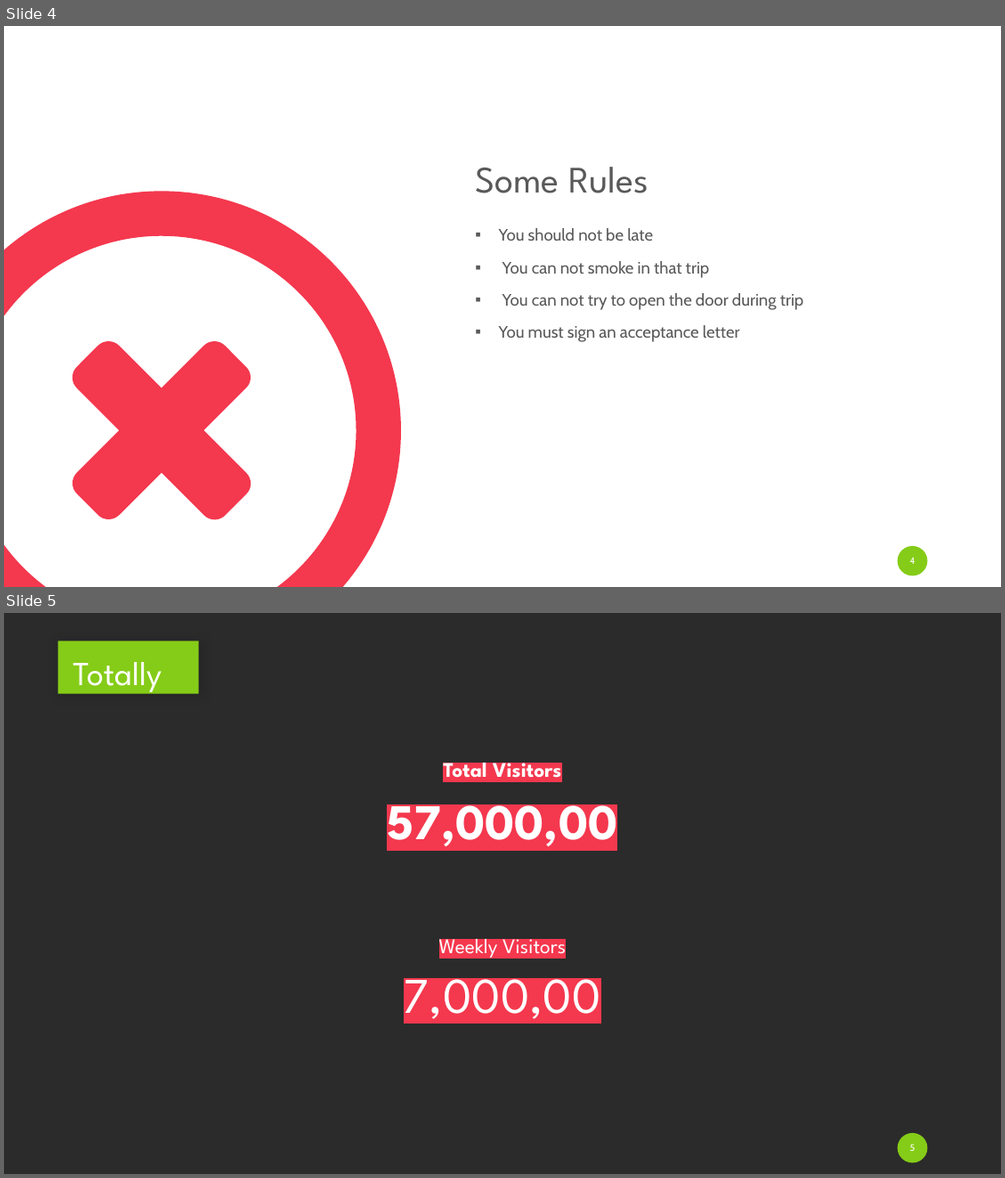
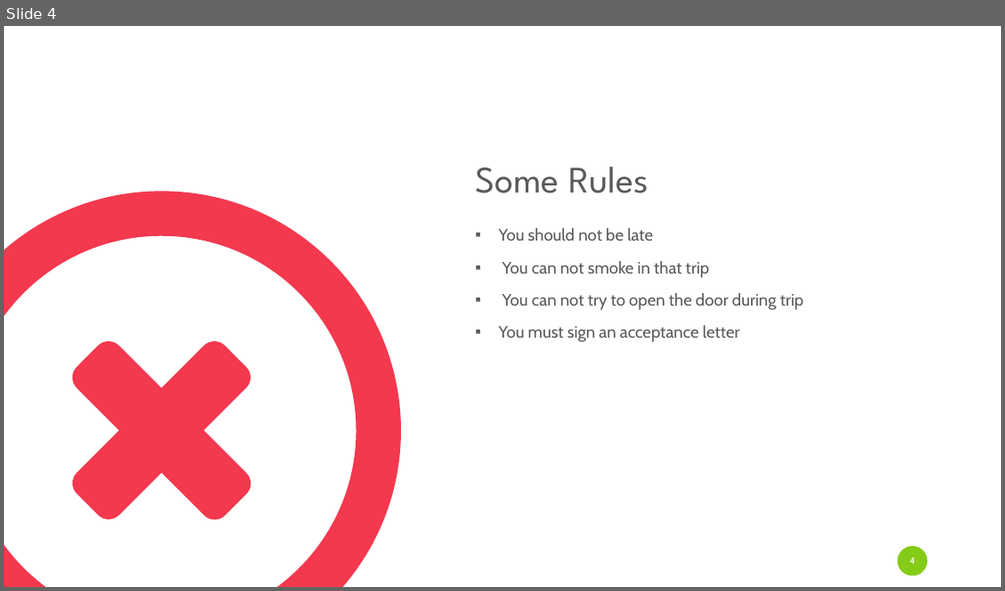
Before and after one commit to mustafaberat/ARU-Submarine, a slide deck: Presentation/ARUSubmarinePresentation.pptx. Shown one above the other, each under a label of ours: slides 4 and 5 before the commit, slide 4 after it. The pictures are 1005x1178 and 1005x591 pixels, drawn with LibreOffice and Linux fonts; fonts in the diff are those of the drawing; background and template pictures are left out; a plain dark background stands for a picture behind light text. Boxes give left, top, right and bottom in pixels: in the first picture for what was removed or moved away, otherwise in the second. Text is boxed around its words. In the diff, an @@ line names an element or a change of style, - is before the commit and + after.

```diff
--- a/Presentation/ARUSubmarinePresentation.pptx
+++ b/Presentation/ARUSubmarinePresentation.pptx
@@ slide 5 removed at [4,613,1001,1174], background picture (left out) @@
@@ title removed at [57,641,198,694] @@
-Totally
@@ text removed at [443,756,562,784] @@
-Total Visitors
@@ text removed at [387,789,617,854] @@
-57,000,00
@@ text removed at [439,933,566,960] @@
-Weekly Visitors
@@ text removed at [404,963,601,1028] @@
-7,000,00
@@ page number removed at [898,1133,928,1163] @@
-5
```
Also in this commit, not shown: 2 slides changed, 18 slides added, 8 other slides removed.
